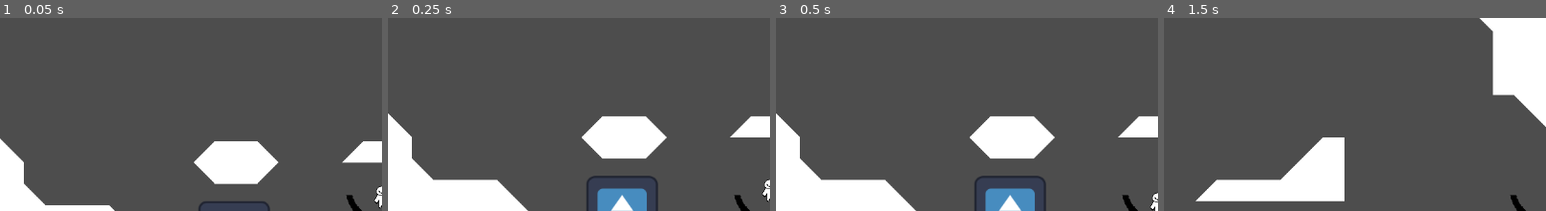
Above: before the commit, frames 1-4 (left to right).
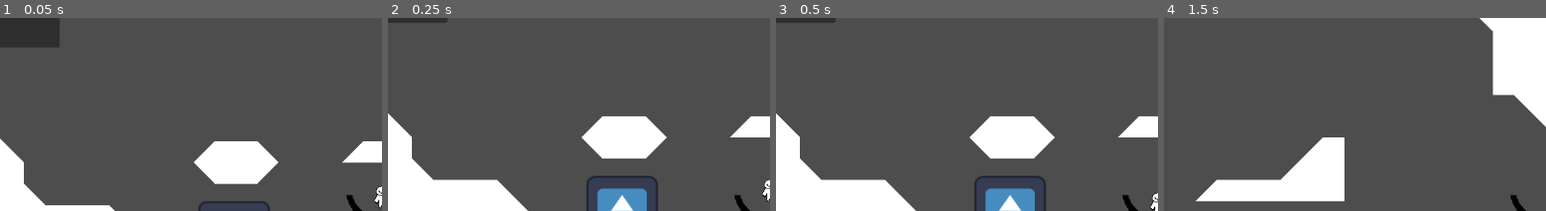
Above: after the commit, the same moments.

Repository: ValorZard/RainyPlatformer
Game: Godot game, scene res://Scenes/testPhysics.tscn
Same seed, same stepped clock (60 frames per second), same inputs: the game is played once before the commit and once after it. This scene is started directly instead of the project's main scene. The engine's default icon, where the game draws it, is replaced by a stand-in: a white triangle on a blue panel in a dark square.
Inputs:
- Up to frame 1 (0.05 s): no input
- Up to frame 2 (0.25 s): no input
- Up to frame 3 (0.5 s): no input
- Up to frame 4 (1.5 s): hold Right (ui_right) from 0.53 s (still down); tap Space (jump) at 0.77 s
The pictures show only the part of the screen within x 0-50%, y 0-50%; the shares and areas given below are measured in that part.

The runs differ from the first frame. In frame 1, 2.4% of the frame differs, in the area x 0-16%, y 0-16%; in frame 2, 0.4%; in frame 3, 0.4%; in frame 4, nothing differs.

Commit message:
started UI

Diff:
--- a/Scenes/testPhysics.tscn
+++ b/Scenes/testPhysics.tscn
@@ -8,6 +8,8 @@
 [ext_resource type="Texture2D" uid="uid://dxtx8htjdu1mh" path="res://Art/TilesetOf5.png" id="6_47mak"]
 [ext_resource type="Script" path="res://Scenes/Shrine.gd" id="6_fr70l"]
 [ext_resource type="Texture2D" uid="uid://dklar3eu1r8il" path="res://icon.svg" id="7_dr8mv"]
+[ext_resource type="PackedScene" uid="uid://b4g1cqyoecp0s" path="res://UI/PersonDex.tscn" id="9_bhlcj"]
+[ext_resource type="PackedScene" uid="uid://0jn8idiebeuu" path="res://UI/PersonCard.tscn" id="10_jrhwh"]
 
 [sub_resource type="CircleShape2D" id="CircleShape2D_3l8kd"]
 
@@ -111,3 +113,7 @@
 offset_top = 510.0
 offset_right = 463.0
 offset_bottom = 550.0
+
+[node name="PersonCard" parent="." instance=ExtResource("10_jrhwh")]
+
+[node name="PersonDex" parent="." instance=ExtResource("9_bhlcj")]
--- /dev/null
+++ b/UI/PersonCard.gd
@@ -0,0 +1,14 @@
+extends Control
+
+@export var person_data : PersonData
+
+# Called when the node enters the scene tree for the first time.
+func _ready():
+	$Panel/VBoxContainer/NameLabel.text = person_data.name
+	$Panel/VBoxContainer/DescriptionLabel.text = person_data.description
+	pass # Replace with function body.
+
+
+# Called every frame. 'delta' is the elapsed time since the previous frame.
+func _process(delta):
+	pass
--- /dev/null
+++ b/UI/PersonCard.tscn
@@ -0,0 +1,30 @@
+[gd_scene load_steps=3 format=3 uid="uid://0jn8idiebeuu"]
+
+[ext_resource type="Script" path="res://UI/PersonCard.gd" id="1_gd57k"]
+[ext_resource type="Resource" uid="uid://b86875x15u2s4" path="res://Actors/Peoples/Steve.tres" id="2_g58qj"]
+
+[node name="PersonCard" type="Control"]
+layout_mode = 3
+anchors_preset = 15
+anchor_right = 1.0
+anchor_bottom = 1.0
+grow_horizontal = 2
+grow_vertical = 2
+script = ExtResource("1_gd57k")
+person_data = ExtResource("2_g58qj")
+
+[node name="Panel" type="Panel" parent="."]
+layout_mode = 1
+offset_right = 150.0
+offset_bottom = 275.0
+
+[node name="VBoxContainer" type="VBoxContainer" parent="Panel"]
+layout_mode = 0
+offset_right = 40.0
+offset_bottom = 40.0
+
+[node name="NameLabel" type="Label" parent="Panel/VBoxContainer"]
+layout_mode = 2
+
+[node name="DescriptionLabel" type="Label" parent="Panel/VBoxContainer"]
+layout_mode = 2
--- /dev/null
+++ b/UI/PersonDex.tscn
@@ -0,0 +1,22 @@
+[gd_scene format=3 uid="uid://b4g1cqyoecp0s"]
+
+[node name="PersonDex" type="Control"]
+layout_mode = 3
+anchors_preset = 15
+anchor_right = 1.0
+anchor_bottom = 1.0
+grow_horizontal = 2
+grow_vertical = 2
+
+[node name="Panel" type="Panel" parent="."]
+layout_mode = 1
+anchors_preset = 15
+anchor_right = 1.0
+anchor_bottom = 1.0
+grow_horizontal = 2
+grow_vertical = 2
+
+[node name="GridContainer" type="GridContainer" parent="Panel"]
+layout_mode = 0
+offset_right = 40.0
+offset_bottom = 40.0
Not shown: 1 places in Scenes/testPhysics.tscn that only renumber resources
